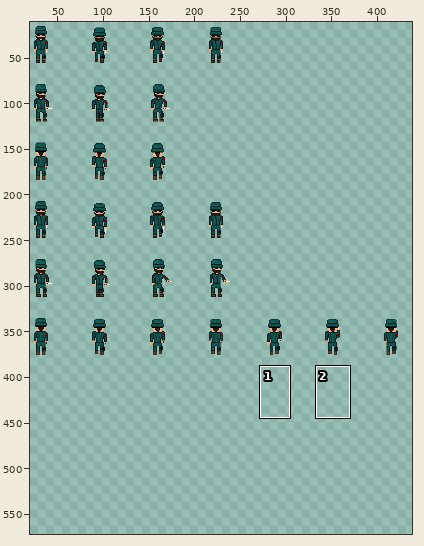
Sprite sheet -- Assets/Sprites/Militar.png. The picture above shows the old version from afar; the outline marks the close-up.
Close-up. The starting point:
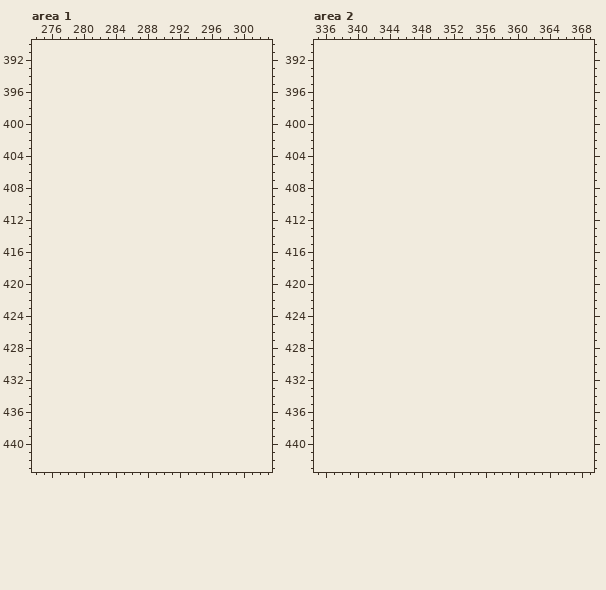
The file is 448x384 pixels. Pixels under 10% opacity are left out. Colours within 5 levels of each other are drawn and written as one. Shown: area 1: x 274..303, y 390..443; area 2: x 335..369, y 390..443. The old version is drawn lined up with the new one, on the new canvas. The wide view leaves out empty margins. The commit also changed other parts of the picture, which this record leaves out.
Palette (. is transparent): 
The same view after the edit:
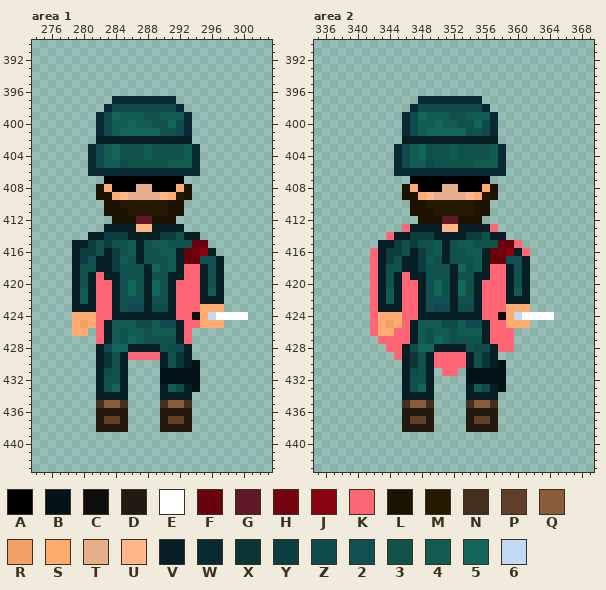
Colours new in this view: A #000000  B #041317  C #0e0e0e  D #241910  E #ffffff  F #69020c  G #611829  H #76030e  J #8a0310  K #ff6675  L #1c1202  M #261902  N #442e1d  P #604029  Q #895b3b  R #f1a168  S #ffaa6e  T #e6ae8a  U #ffb787  V #071e24  W #0a2a33  X #0b3537  Y #0c3e40  Z #0f4a4c  2 #105052  3 #105249  4 #125b51  5 #14665b  6 #c1d9f2
Difference:
canvas 448x384 -> 448x576
Changed rows in their new state; - is an unchanged pixel.
Area 1:
first column x 279:
397 -----WWWWWWWW---------
398 ----WZZZZZZZZW--------
399 ---WZ544433444W-------
400 ---WZ44544335ZW-------
401 ---WZ45555533ZW-------
402 ---VVVVVVVVVVVV-------
403 --WZ45333433334W------
404 --WZ45333433334W------
405 --WZ44Z33333444W------
406 --WWWWWWWWWWWWWW------
407 ----AAAAAAAAAA--------
408 ---LSAAATTAAASL-------
409 ---LLSUTTTTUSML-------
410 ----LLMMMMMMLL--------
411 ----LLLMMMMMLL--------
412 -----LLLGGLLL---------
413 ----VVVVUUVVVV--------
414 --VVYYYVVVVYY3VV------
415 VVY3Y334V244333FF-----
416 VYY3VY34V3344VFHJV----
417 VY2VVY43V3334VFF22V---
418 V33VVY233V524VKKV2V---
419 V3VKVV233V32VVKKV3V---
420 V3VKKV253V53VKKKV3V---
421 V4VKKV253V53VKKKV4V---
422 V4VKKV322V22VKKKVVV---
423 VVVKKV3ZZVZZVKKKSSS---
424 SSSKKVVVVVVVVKKCS6EEEE
425 SRSKV444ZZ4ZZVKKSSS---
426 SS-KV43443444VK-------
427 ---KV42543333VK-------
428 ---VZ55VVVV3ZZV-------
429 ---VX3VKKKKV3XV-------
430 ---VX3V----V3XVB------
431 ---VZ3V----BBBBB------
432 ---V33V----BBBBB------
433 ---V35V----V4ZVB------
434 ---VVVV----VVVV-------
435 ---NQQN----NQQN-------
436 ---DDDD----DDDD-------
437 ---DPPD----DPPD-------
438 ---DDDD----DDDD-------
Area 2:
first column x 342:
397 ------WWWWWWWW---------
398 -----WZZZZZZZZW--------
399 ----WZ544433444W-------
400 ----WZ44544335ZW-------
401 ----WZ45555533ZW-------
402 ----VVVVVVVVVVVV-------
403 ---WZ45333433334W------
404 ---WZ45333433334W------
405 ---WZ44Z33333444W------
406 ---WWWWWWWWWWWWWW------
407 -----AAAAAAAAAA--------
408 ----LSAAATTAAASL-------
409 ----LLSUTTTTUSML-------
410 -----LLMMMMMMLL--------
411 -----LLLMMMMMLL--------
412 ------LLLGGLLL---------
413 ----KVVVVUUVVVVK-------
414 --KVVYYYVVVVYY3VV------
415 -VVY3Y334V244333FFK----
416 KVYY3VY34V3344VFHJVK---
417 KVY2VVY43V3334VFF22V---
418 KV33VVY233V524VKKV2V---
419 KV3VKVV233V32VVKKV3V---
420 KV3VKKV253V53VKKKV3V---
421 KV4VKKV253V53VKKKV4V---
422 KV4VKKV322V22VKKKVVV---
423 KVVVKKV3ZZVZZVKKKSSS---
424 KSSSKKVVVVVVVVKKCS6EEEE
425 KSRSKV444ZZ4ZZVKKSSS---
426 KSSKKV43443444VKKK-----
427 -KKKKV42543333VKKK-----
428 --KKVZ55VVVV3ZZVKK-----
429 ---KVX3VKKKKV3XV-------
430 ----VX3VKKKKV3XVB------
431 ----VZ3V-KK-BBBBB------
432 ----V33V----BBBBB------
433 ----V35V----V4ZVB------
434 ----VVVV----VVVV-------
435 ----NQQN----NQQN-------
436 ----DDDD----DDDD-------
437 ----DPPD----DPPD-------
438 ----DDDD----DDDD-------
Boxes around the changes in both close-ups, in picture pixels (x1, y1, x2, y2):
added: (72, 96, 248, 432)
added: (370, 96, 554, 432)
